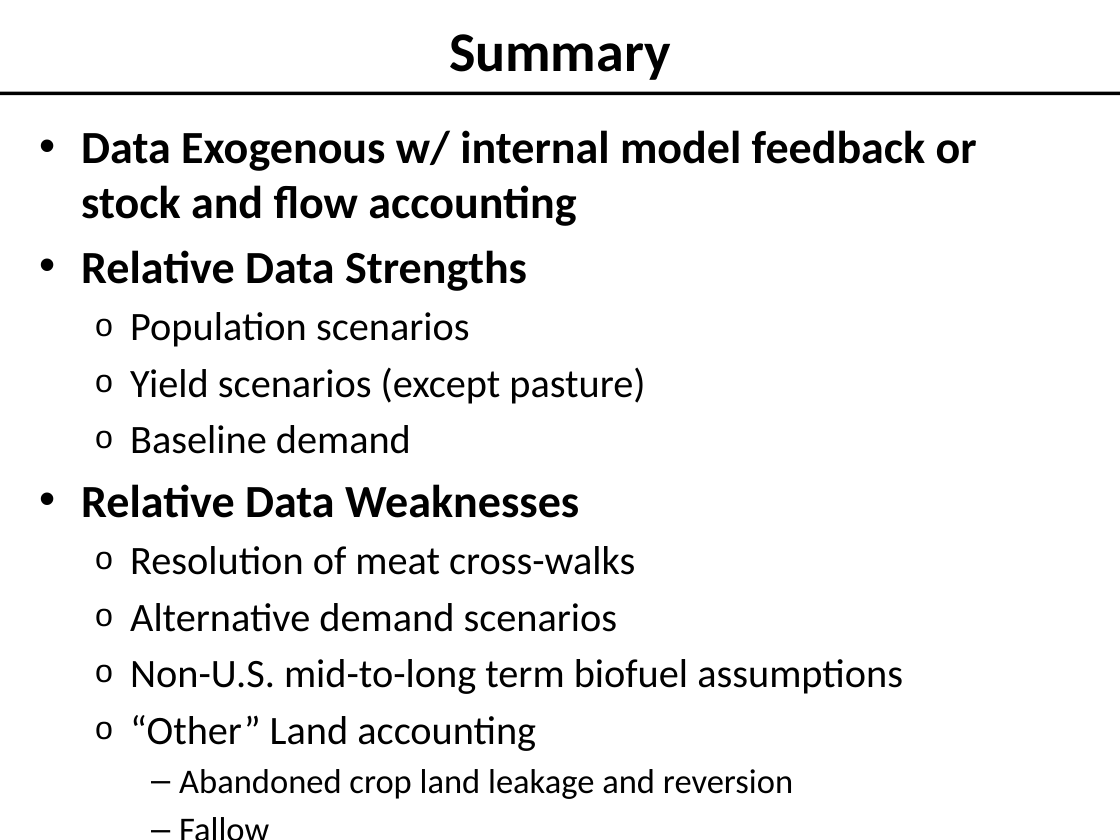
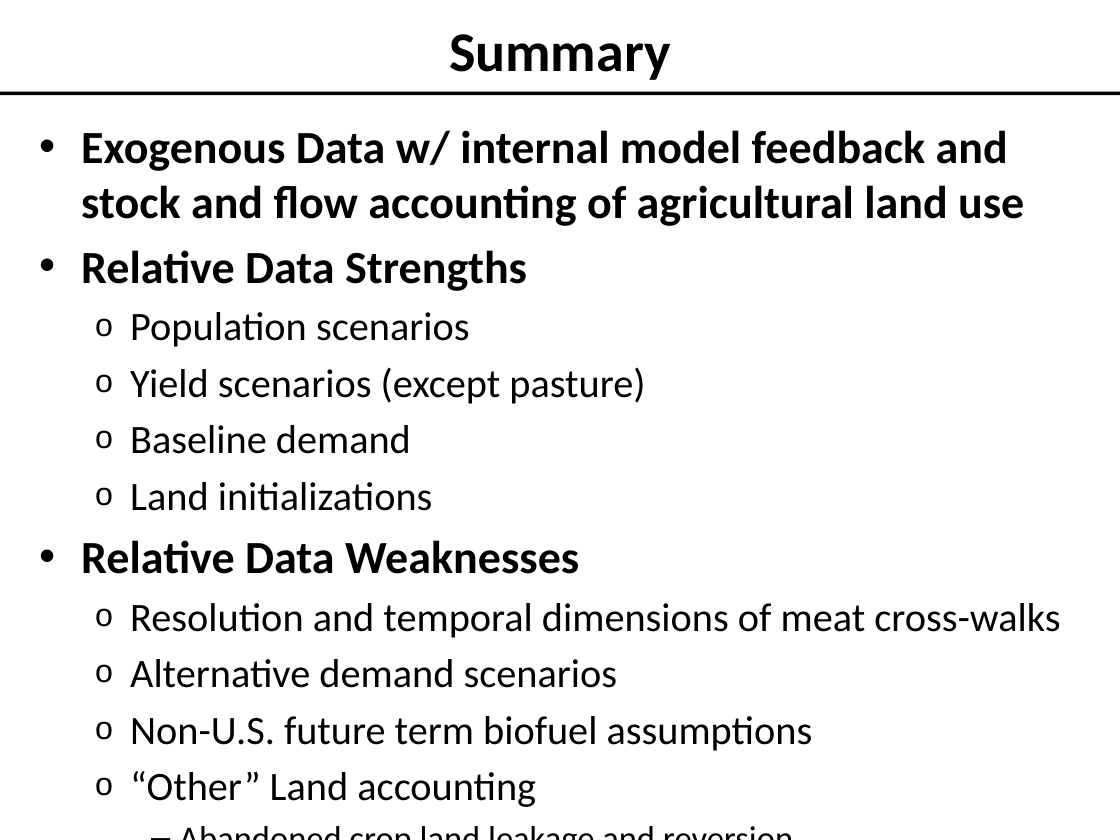
Before and after one commit to NREL/bioluc, a slide deck: slide 8 of documents/ORNL Workshop - Overview of BioLUC Data.pptx. Drawn at 1120x840 pixels with LibreOffice and Linux fonts; fonts in the diff are those of the drawing; background and template pictures are left out. Boxes give left, top, right and bottom in pixels: in the first picture for what was removed or moved away, otherwise in the second. Text is boxed around its words. In the diff, an @@ line names an element or a change of style, - is before the commit and + after.

```diff
--- a/documents/ORNL Workshop - Overview of BioLUC Data.pptx
+++ b/documents/ORNL Workshop - Overview of BioLUC Data.pptx
@@ text at box(81, 130, 1024, 226): text changed @@
-• Data Exogenous w/ internal model feedback or stock and flow accounting
+• Exogenous Data w/ internal model feedback and stock and flow accounting of agricultural land use
@@ text at box(130, 482, 433, 511): paragraph added @@
+  o Land initializations
@@ text at box(130, 603, 1060, 638): text changed @@
-  o Resolution of meat cross-walks
+  o Resolution and temporal dimensions of meat cross-walks
@@ text at box(130, 716, 813, 751): text changed @@
-  o Non-U.S. mid-to-long term biofuel assumptions
+  o Non-U.S. future term biofuel assumptions
```
Also in this commit, not shown: 4 other slides changed, 3 other files.
